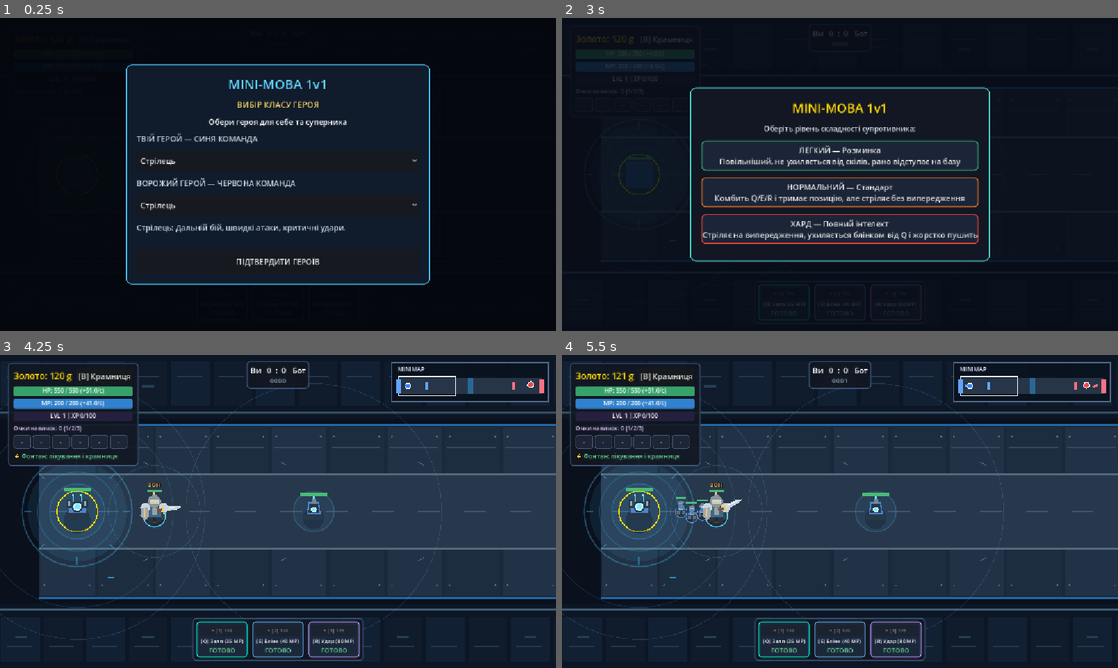
Above: before the commit, frames 1-4 (two rows, left to right).
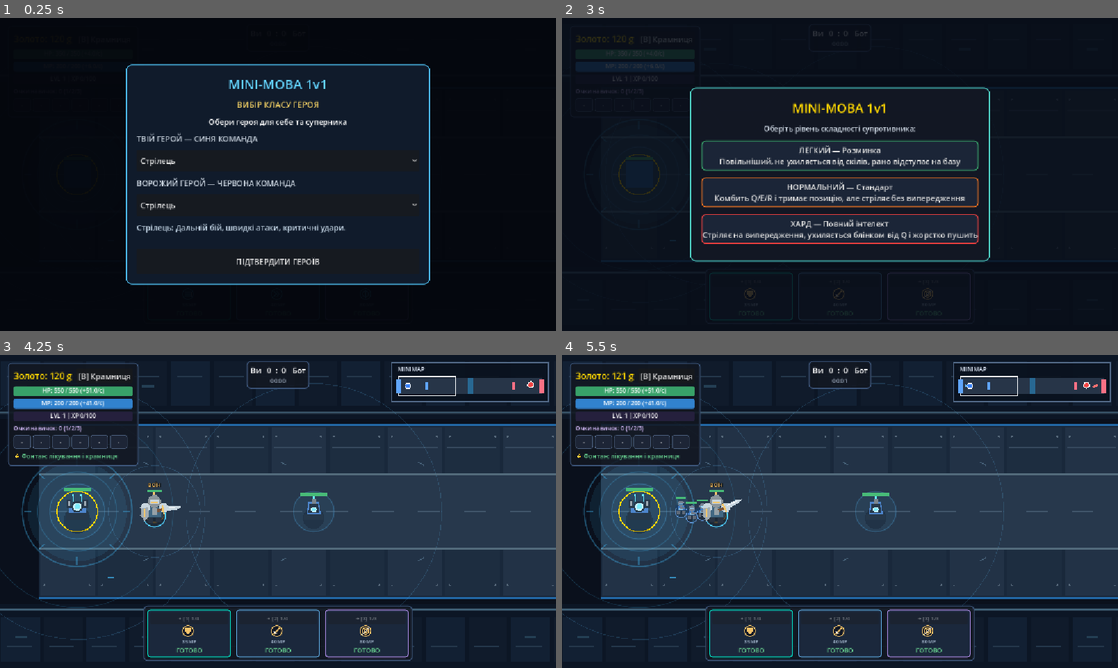
Above: after the commit, the same moments.

Repository: ipz24-rkuzyk-coder/-1v1-MOBA-
Game: Godot game, scene res://main.tscn
The game is run twice, just before and just after one commit, with the same random seed, the same clock (stepped at 60 frames per second) and the same inputs.
Inputs:
- Up to frame 1 (0.25 s): no input
- Up to frame 2 (3 s): click "Стрілець" at 0.5 s; click "Стрілець" at 1.25 s; click "Воїн" at 2 s; click "ПІДТВЕРДИТИ ГЕРОЇВ" at 2.75 s
- Up to frame 3 (4.25 s): click "ЛЕГКИЙ — Розминка Повільніший…" at 3.5 s
- Up to frame 4 (5.5 s): click "[B] Крамниця" at 4.25 s; click "✕" at 5 s

The runs differ from the first frame. In frame 2, 0.2% of the frame differs, in the area x 26-74%, y 81-97%; in frame 3, 2.3%, in the area x 25-75%, y 80-98%; in frame 4, 2.3%.

Commit message:
Додано унікальний HUD здібностей для трьох класів героїв
Реалізовано окремі назви, значки та кольори здібностей Q/E/R для Стрільця, Мага та Воїна. Додано описи навичок при наведенні та відображення витрат мани. Збережено систему прокачування здібностей і таймери перезарядки.

Diff:
--- /dev/null
+++ b/class_hud.gd
@@ -0,0 +1,240 @@
+extends Node
+
+# Mini-MOBA 1v1 — class-specific ability HUD.
+# Autoload name: ClassHUD
+# Only decorates existing Q/E/R panels; never changes combat logic.
+
+const SCAN_INTERVAL: float = 0.20
+const PANEL_WIDTH: float = 174.0
+const PANEL_HEIGHT: float = 97.0
+
+const CLASS_SKILLS = [
+	[
+		{"name": "Залп", "desc": "Плазмовий залп зі зброї Стрільця.", "cost": 35},
+		{"name": "Блінк", "desc": "Ривок, після якого Стрілець ненадовго прискорюється.", "cost": 40},
+		{"name": "Орбіт. удар", "desc": "Дистанційний орбітальний удар по площі.", "cost": 80}
+	],
+	[
+		{"name": "Магічна сфера", "desc": "Магічний снаряд. Q також вражає ворогів поруч і сповільнює їх.", "cost": 35},
+		{"name": "Містичний стрибок", "desc": "Телепортація, яка створює поле сповільнення біля Мага.", "cost": 40},
+		{"name": "Чарівний вибух", "desc": "Удар по площі з додатковим сповільненням ворогів.", "cost": 80}
+	],
+	[
+		{"name": "Захисний щит", "desc": "Створює тимчасовий запас захисту на 4 секунди.", "cost": 35},
+		{"name": "Бойовий ривок", "desc": "Ривок Воїна з ударною хвилею поблизу місця прибуття.", "cost": 40},
+		{"name": "Ударна хвиля", "desc": "Удар по площі з потужним сповільненням супротивників.", "cost": 80}
+	]
+]
+
+const CLASS_COLORS = [
+	Color("#44cfff"),
+	Color("#bf8dff"),
+	Color("#f4c369")
+]
+
+var scan_timer: float = 0.0
+var active_hero: Node2D = null
+var active_class: int = -1
+
+
+class SkillGlyph:
+	extends Control
+
+	var hero_class: int = 0
+	var skill_index: int = 0
+	var accent: Color = Color("#44cfff")
+
+	func _ready() -> void:
+		mouse_filter = Control.MOUSE_FILTER_IGNORE
+		custom_minimum_size = Vector2(25.0, 25.0)
+
+	func configure(next_class: int, next_skill: int, next_color: Color) -> void:
+		hero_class = next_class
+		skill_index = next_skill
+		accent = next_color
+		queue_redraw()
+
+	func _draw() -> void:
+		var c: Vector2 = size * 0.5
+		draw_circle(c, 11.5, Color("#101725"))
+		draw_arc(c, 11.0, 0.0, TAU, 32, accent, 1.6, true)
+
+		match hero_class:
+			0: # Стрілець: залп, ривок, приціл
+				match skill_index:
+					0:
+						for y in [-4.0, 0.0, 4.0]:
+							draw_line(c + Vector2(-6.0, y), c + Vector2(6.0, y), accent, 2.0, true)
+							draw_circle(c + Vector2(7.0, y), 1.2, Color.WHITE)
+					1:
+						for x in [-4.0, 2.0]:
+							draw_line(c + Vector2(x - 2.0, -5.0), c + Vector2(x + 3.0, 0.0), accent, 2.0, true)
+							draw_line(c + Vector2(x + 3.0, 0.0), c + Vector2(x - 2.0, 5.0), accent, 2.0, true)
+					2:
+						draw_arc(c, 6.0, 0.0, TAU, 24, accent, 1.8, true)
+						draw_line(c + Vector2(-9.0, 0.0), c + Vector2(9.0, 0.0), accent, 1.2)
+						draw_line(c + Vector2(0.0, -9.0), c + Vector2(0.0, 9.0), accent, 1.2)
+			1: # Маг: кристал, портал, вибух
+				match skill_index:
+					0:
+						draw_colored_polygon(PackedVector2Array([
+							c + Vector2(0.0, -7.0), c + Vector2(6.0, 0.0),
+							c + Vector2(0.0, 7.0), c + Vector2(-6.0, 0.0)
+						]), accent)
+					1:
+						draw_arc(c, 7.0, -PI * 0.78, PI * 0.78, 24, accent, 2.2, true)
+						draw_circle(c + Vector2(3.0, 0.0), 2.5, Color.WHITE)
+					2:
+						for i in range(8):
+							var a: float = TAU * float(i) / 8.0
+							draw_line(c + Vector2.from_angle(a) * 3.0, c + Vector2.from_angle(a) * 9.0, accent, 1.7, true)
+							draw_circle(c, 3.0, Color.WHITE)
+			2: # Воїн: щит, меч, ударна хвиля
+				match skill_index:
+					0:
+						draw_colored_polygon(PackedVector2Array([
+							c + Vector2(-6.0, -7.0), c + Vector2(6.0, -7.0),
+							c + Vector2(5.0, 3.0), c + Vector2(0.0, 8.0),
+							c + Vector2(-5.0, 3.0)
+						]), accent)
+						draw_line(c + Vector2(0.0, -5.0), c + Vector2(0.0, 5.0), Color("#493416"), 1.6)
+					1:
+						draw_line(c + Vector2(-6.0, 6.0), c + Vector2(6.0, -6.0), accent, 3.1, true)
+						draw_line(c + Vector2(-6.0, 1.0), c + Vector2(-1.0, 6.0), Color.WHITE, 1.6, true)
+					2:
+						for r in [3.0, 6.5]:
+							draw_arc(c, r, 0.0, TAU, 24, accent, 1.8, true)
+						draw_line(c + Vector2(-8.0, 8.0), c + Vector2(8.0, -8.0), Color.WHITE, 1.2, true)
+
+
+func _ready() -> void:
+	process_mode = Node.PROCESS_MODE_ALWAYS
+	process_priority = 120
+
+
+func _process(delta: float) -> void:
+	scan_timer -= delta
+	if scan_timer > 0.0:
+		return
+	scan_timer = SCAN_INTERVAL
+
+	var hero: Node2D = _find_player_hero()
+	if not is_instance_valid(hero):
+		active_hero = null
+		active_class = -1
+		return
+
+	var panels = hero.get("skill_panels")
+	if not (panels is Array) or panels.size() < 3:
+		return
+
+	var class_id: int = clampi(int(Engine.get_meta("player_hero_class", 0)), 0, 2)
+	var marker: Node = hero.get_node_or_null("ClassMarker")
+	if is_instance_valid(marker):
+		class_id = clampi(int(marker.get("class_id")), 0, 2)
+
+	if hero != active_hero or class_id != active_class or not _has_custom_hud(panels):
+		_update_class_hud(hero, panels, class_id)
+		active_hero = hero
+		active_class = class_id
+
+
+func _find_player_hero() -> Node2D:
+	for unit in get_tree().get_nodes_in_group("heroes"):
+		if not is_instance_valid(unit):
+			continue
+		if unit.is_queued_for_deletion():
+			continue
+		if not (unit is Node2D):
+			continue
+		if unit.get("direction") == null:
+			continue
+		if int(unit.get("direction")) != 1:
+			continue
+		# Only the real player has the skill_panels HUD array.
+		if unit.get("skill_panels") is Array:
+			return unit as Node2D
+	return null
+
+
+func _has_custom_hud(panels: Array) -> bool:
+	for i in range(3):
+		var panel: PanelContainer = panels[i] as PanelContainer
+		if not is_instance_valid(panel):
+			return false
+		if panel.get_child_count() == 0:
+			return false
+		var vbox: VBoxContainer = panel.get_child(0) as VBoxContainer
+		if not is_instance_valid(vbox) or not vbox.has_node("ClassSkillRow"):
+			return false
+	return true
+
+
+func _update_class_hud(_hero: Node2D, panels: Array, class_id: int) -> void:
+	for i in range(3):
+		var panel: PanelContainer = panels[i] as PanelContainer
+		if not is_instance_valid(panel) or panel.get_child_count() == 0:
+			continue
+		var vbox: VBoxContainer = panel.get_child(0) as VBoxContainer
+		if not is_instance_valid(vbox):
+			continue
+
+		var row: HBoxContainer = vbox.get_node_or_null("ClassSkillRow") as HBoxContainer
+		if not is_instance_valid(row):
+			var original_title: Label = null
+			for child in vbox.get_children():
+				if child is Label and str(child.text).begins_with("["):
+					original_title = child as Label
+					break
+			if not is_instance_valid(original_title):
+				continue
+
+			vbox.remove_child(original_title)
+			row = HBoxContainer.new()
+			row.name = "ClassSkillRow"
+			row.alignment = BoxContainer.ALIGNMENT_CENTER
+			row.add_theme_constant_override("separation", 4)
+			vbox.add_child(row)
+			vbox.move_child(row, 1)
+
+			var glyph := SkillGlyph.new()
+			glyph.name = "SkillGlyph"
+			row.add_child(glyph)
+			row.add_child(original_title)
+			original_title.name = "SkillTitle"
+			original_title.add_theme_font_size_override("font_size", 10)
+			original_title.clip_text = true
+
+			var mana_label := Label.new()
+			mana_label.name = "SkillManaCost"
+			mana_label.horizontal_alignment = HORIZONTAL_ALIGNMENT_CENTER
+			mana_label.add_theme_font_size_override("font_size", 10)
+			mana_label.add_theme_color_override("font_color", Color("#a4b7ce"))
+			vbox.add_child(mana_label)
+			vbox.move_child(mana_label, 2)
+
+		panel.custom_minimum_size = Vector2(PANEL_WIDTH, PANEL_HEIGHT)
+		var record: Dictionary = CLASS_SKILLS[class_id][i]
+		var color: Color = CLASS_COLORS[class_id]
+		var title: Label = row.get_node_or_null("SkillTitle") as Label
+		var icon: SkillGlyph = row.get_node_or_null("SkillGlyph") as SkillGlyph
+		var mana: Label = vbox.get_node_or_null("SkillManaCost") as Label
+
+		var key: String = ["Q", "E", "R"][i]
+		var description: String = "%s — %s\n%d MP\n%s" % [key, record["name"], record["cost"], record["desc"]]
+		if is_instance_valid(title):
+			title.text = "%s · %s" % [key, record["name"]]
+			title.add_theme_color_override("font_color", color)
+			title.tooltip_text = description
+		if is_instance_valid(icon):
+			icon.configure(class_id, i, color)
+		if is_instance_valid(mana):
+			mana.text = "%d MP" % record["cost"]
+			mana.tooltip_text = description
+
+		panel.tooltip_text = description
+		var upgrade: Button = vbox.get_child(0) as Button
+		if is_instance_valid(upgrade):
+			upgrade.tooltip_text = description
+
+	print("ClassHUD: оновлено Q/E/R для класу %d" % class_id)
--- a/project.godot
+++ b/project.godot
@@ -27,6 +27,7 @@
 HeroClasses="*uid://wyvtowdbv638"
 ClassSkillFx="*uid://exm58pvmcs6k"
 ClassAttacks="*uid://dutom7bjh04og"
+ClassHud="*uid://dfb2aaugyup8n"
 
 [display]
 
Not shown, added: class_hud.gd.uid
